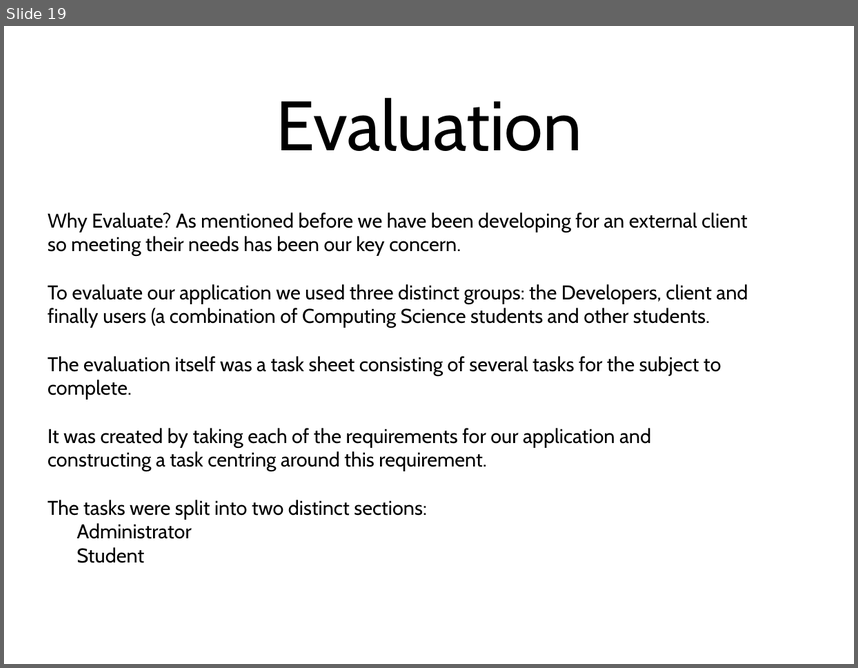
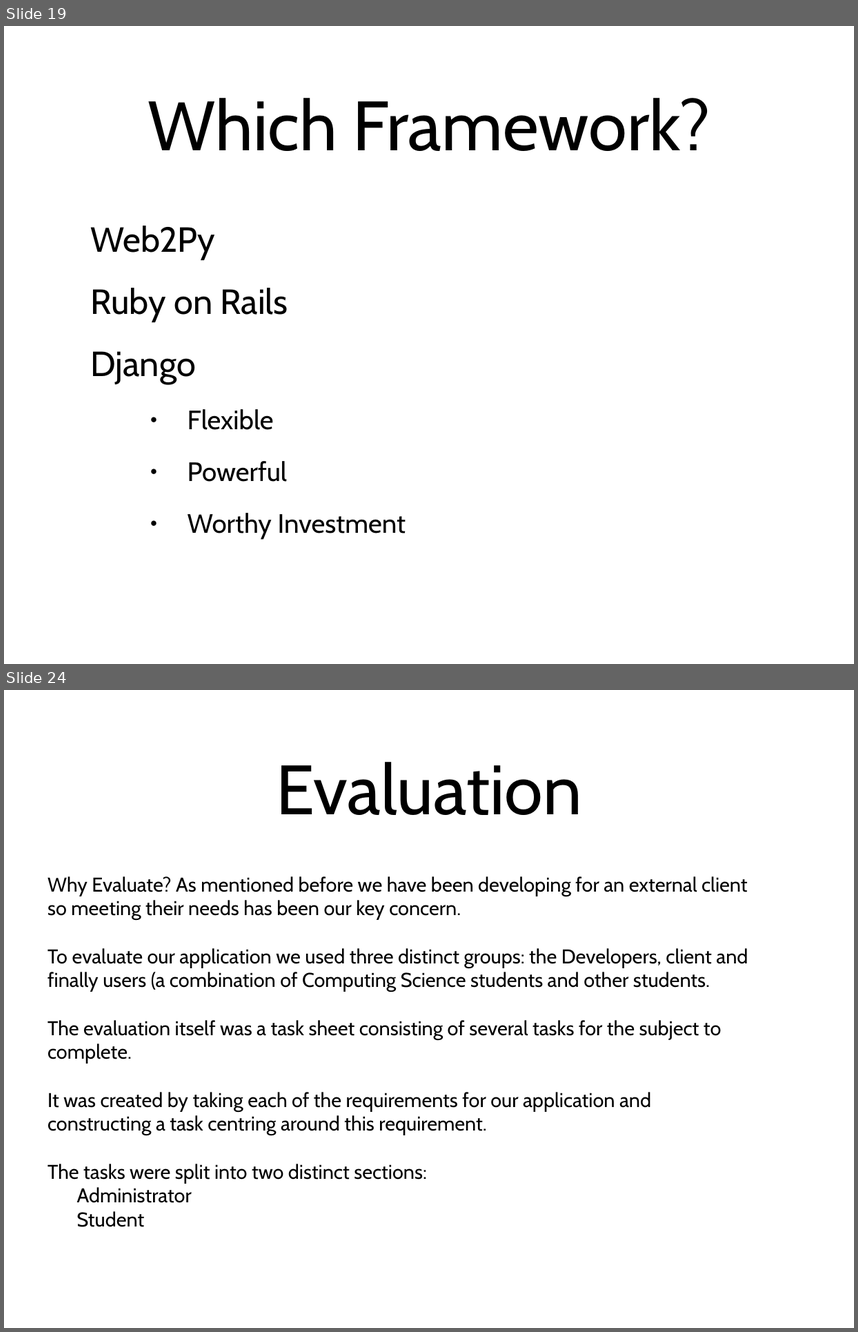
Before and after one commit to Stringsy/team-project, a slide deck: Documentation/Team V Project Presentation.ppt. Shown one above the other, each under a label of ours: slide 19 before the commit, slides 19 and 24 after it; the slides between them are not shown. The pictures are 858x668 and 858x1332 pixels, drawn with LibreOffice and Linux fonts; fonts in the diff are those of the drawing. Boxes give left, top, right and bottom in pixels: in the first picture for what was removed or moved away, otherwise in the second. Text is boxed around its words. In the diff, an @@ line names an element or a change of style, - is before the commit and + after.

```diff
--- a/Documentation/Team V Project Presentation.ppt
+++ b/Documentation/Team V Project Presentation.ppt
@@ slide 19 added at [4, 26, 854, 664], background #FFFFFF @@
@@ title added at [148, 98, 711, 151], 84 pt, text #000000 @@
+Which Framework?
@@ text added at [90, 225, 406, 539], 32 pt, text #000000 @@
+Web2Py
+Ruby on Rails
+Django
+  ● Flexible
+  ● Powerful
+  ● Worthy Investment
@@ what was slide 19 is now slide 24 @@
```
Also in this commit, not shown: 5 other slides added, 1 slide removed.
